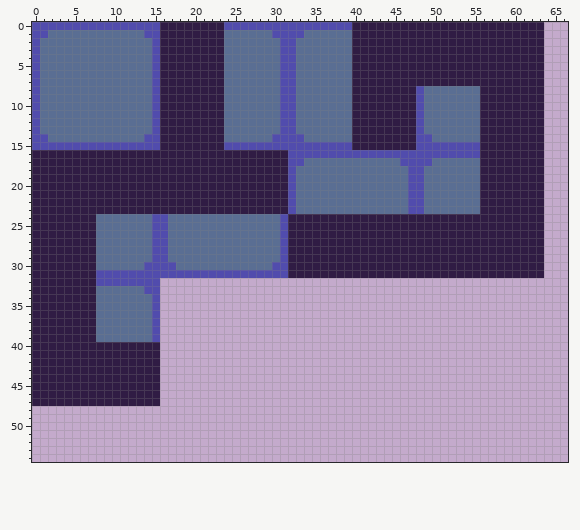
Two states of a pixel-art file, Assets/Art/Sprites/Tiles.aseprite. That is the earlier state.
128x128 pixels, 1 frame. Shown: x 0..66, y 0..54.
Once edited:
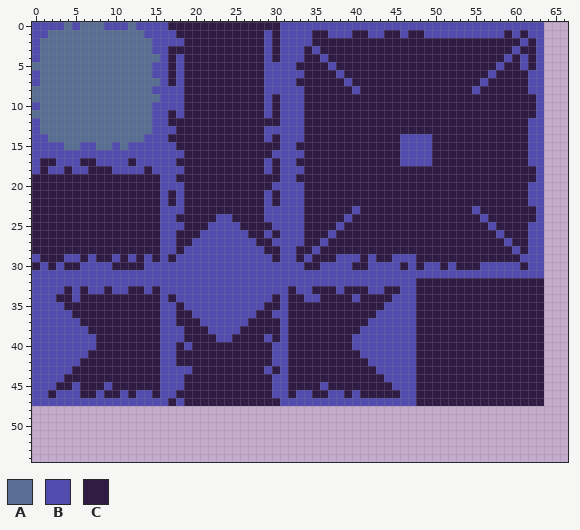
Palette (. is transparent): A #5a6e93  B #514cad  C #301c44
The author wrote: Changed floor texture
Changes in this commit:
Changed rows in their new state; - is an unchanged pixel.
Layer "Base":
first column x 0:
 0 ----A-AAA---A---B-------CCCCCCC---------BBBBBBBBBBBBBBBBBBBBBBBB
 1 ----------------BB------CCCCCBC---BCCBBB--BB--B--BBBBBBBBBB-B-BB
 2 ----------------BBB-----CCCCCBC--BBCCCCC---------------------B-B
 3 ----------------B-------CCCCCBC--BCBCCCC--------------------B--B
 4 ---------------AB-B-----CCCCCBC--BCCBCCC-------------------B-B-B
 5 A---------------B-B-----CCCCCBB--CCCCBCC------------------B--B-B
 6 ----------------B-B-----CCCCCBB--BCCCCBC-----------------B----BB
 7 ---------------AB-B-----CCCCCBB--CCCCCCB----------------B-----BB
 8 A---------------BBB-----CCCCCBB--BCCCCCCB-------CCCCCCCB------BB
 9 A--------------ABBB-----CCCCCBC--BCCCCCC--------CCCCCCCC-------B
10 ----------------BBB-----CCCCCBC--BCCCCCC--------CCCCCCCC-------B
11 A---------------B-B-----CCCCCBC--BCCCCCC--------CCCCCCCC-------B
12 ----------------B-------CCCCCCC--BCCCCCC--------CCCCCCCC------BB
13 ----------------BB------CCCCCBB--BCCCCCC--------CCCCCCCC------BB
14 ----------------B-------CCCCCBC---CCCCCC------BB--CCCCCC------BB
15 ----AA--AA-A----BB------CCCCCCC--CCCCCCC------BB--CCCCCC------BB
16 BBBBBBBBBBBBBBBBBBB-----------BB--CCCCCCCCCCCC----CCCCCC------BB
17 B--BBB--BBBB-BBBBB-----------B-B-CCCCCCCCCCCCC----CCCCCC------BB
18 B-BB-BB---BBBB-BBBB----------B-B-BCCCCCCCCCCCCCCCCCCCCCC-------B
19 ----------------BB-------------B-CCCCCCCCCCCCCCCCCCCCCCC-------B
20 ----------------BBB-----------BB-BCCCCCCCCCCCCCCCCCCCCCC------BB
21 ----------------B-B----------B-B-BCCCCCCCCCCCCCCCCCCCCCC------BB
22 ----------------B-B----------B-B-BCCCCCCCCCCCCCCCCCCCCCC------BB
23 ----------------BBB----------BBB-BCCCCCCBCCCCCCCCCCCCCCB-------B
24 --------CCCCCCCC-BCCCCCBBCCCCBB-BB-----B----------------B------B
25 --------CCCCCCCC-BBCCCBBBBCCCCB-BB----B------------------B----BB
26 --------CCCCCCCC-BCCCBBBBBBCCBC-BB---B--------------------B---BB
27 --------CCCCCCCC-BCCBBBBBBBBCCB-BB--B----------------------B--BB
28 --------CCCCCCCC-BCBBBBBBBBBBCC-B--B------------------------B-BB
29 B---BB-BCCBCBCBC-CBBBBBBBBBBBBC-B-B---BBB-B--BBB-------------BBB
30 -B-B--BBBBCCCC----BBBBBBBBBBBB--BB--BBBB--BBBB-B-BB-B---BBBBB-BB
31 BBBBBBBB------------------------BBBBBBBBBBBBBBBBBBBBBBBBBBBBBBBB
32 BBBBBBBB--------BBBBBBBBBBBBBBBBBBBBBBBBBBBBBBBBCCCCCCCCCCCCCCCC
33 BBBB-B-BBCBBCC-CBBBBBBBBBBBBBBBBCBBCCCBCCCBBCCBBCCCCCCCCCCCCCCCC
34 BBB--B--CCCCCCCCBCBBBBBBBBBBBBCBCCBBCCCCBCCCCBBBCCCCCCCCCCCCCCCC
35 BBBB----CCCCCCCCBBCBBBBBBBBBBCCBCCCCCCCCCCCCBBBBCCCCCCCCCCCCCCCC
36 BBBBB---CCCCCCCCBBCCBBBBBBBBCCBBCCCCCCCCCCCBBBBBCCCCCCCCCCCCCCCC
37 BBBBBB--CCCCCCCCBBCCCBBBBBBCCCCBCCCCCCCCCCBBBBBBCCCCCCCCCCCCCCCC
38 BBBBBBB-CCCCCCCCBBBCCCBBBBCCCCCBCCCCCCCCCBBBBBBBCCCCCCCCCCCCCCCC
39 BBBBBBBBCCCCCCCCBBBCCCCBBCCCCBCBCCCCCCCCBBBBBBBBCCCCCCCCCCCCCCCC
40 BBBBBBBB--------BBCBCCCCCCCCCCBBCCCCCCCCBBBBBBBBCCCCCCCCCCCCCCCC
41 BBBBBBB---------BBCCCCCCCCCCCCBBCCCCCCCCCBBBBBBBCCCCCCCCCCCCCCCC
42 BBBBBB----------BBCCCCCCCCCCCCBBCCCCCCCCCCBBBBBBCCCCCCCCCCCCCCCC
43 BBBBB-----------BBBBCCCCCCCCCBCBCCCCCCCCCCCBBBBBCCCCCCCCCCCCCCCC
44 BBBB------------BBBCCCCCCCCCCCBBCCCCCCCCCCCCBBBBCCCCCCCCCCCCCCCC
45 BBB--B---B------BBBCCCCCCCCCCCBBCCCCBCCCCCCCCBBBCCCCCCCCCCCCCCCC
46 BB-BBB--B--B-BB-BBCCCCCCCCCCCCBBCBBCCBBCBCCCCCBBCCCCCCCCCCCCCCCC
47 BBBBBBBBBBBBBBBBBCBCCCCCCCCCCCCBBBBBBBBBBBBBBBBBCCCCCCCCCCCCCCCC
Pixel boxes of the changes (left, top, right, bottom) in both pictures:
changed: (32, 22, 544, 406)
